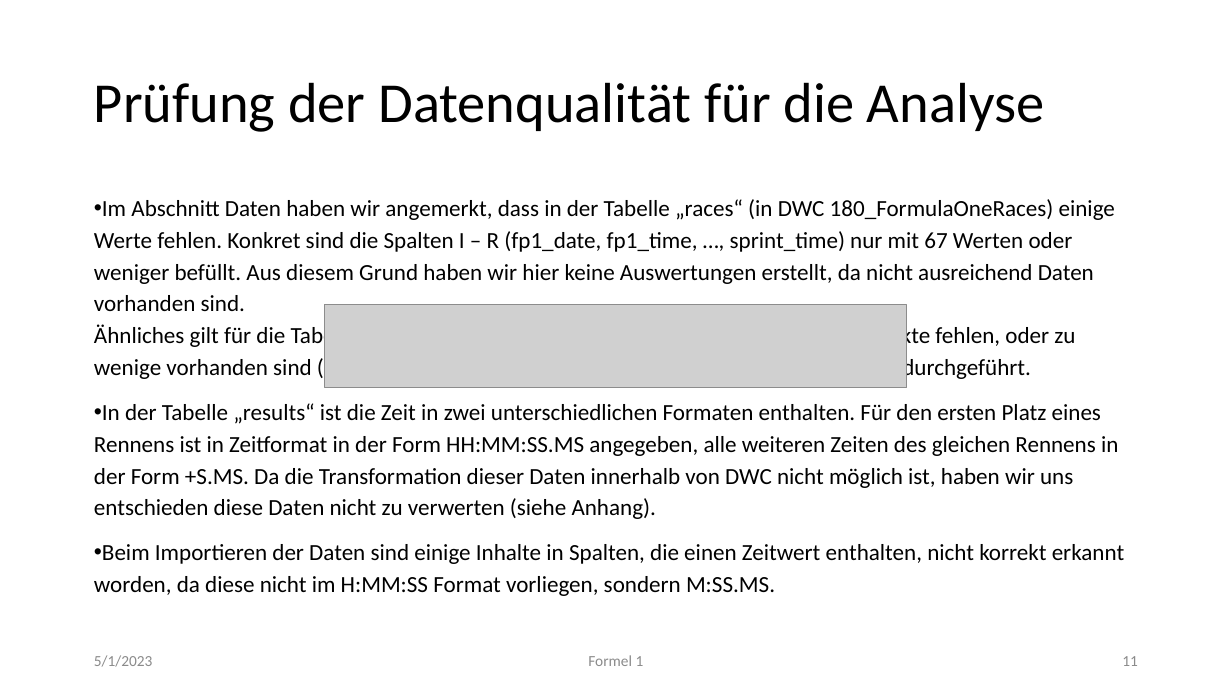
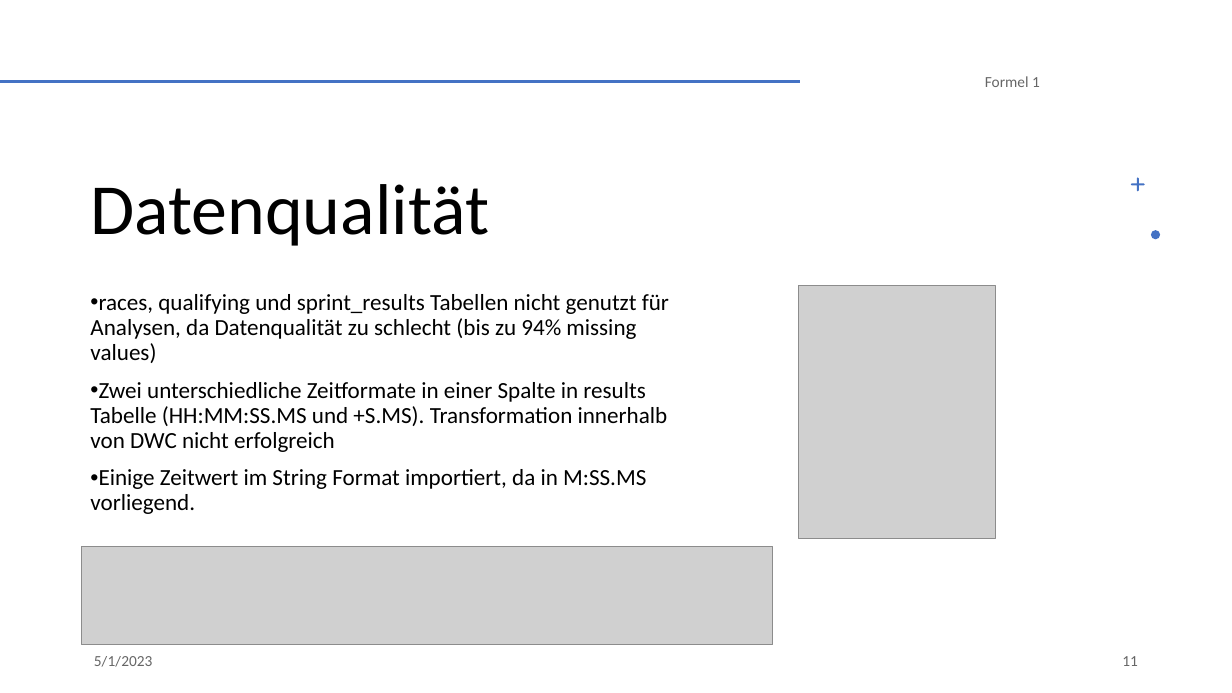
Before and after one commit to NicoHenzel/DataWarehouseWorkshop, a slide deck: slide 11 of Präsentation.pptx. Drawn at 1232x693 pixels with LibreOffice and Linux fonts; fonts in the diff are those of the drawing; grey boxes stand for pictures. Boxes give left, top, right and bottom in pixels: in the first picture for what was removed or moved away, otherwise in the second. Text is boxed around its words. In the diff, an @@ line names an element or a change of style, - is before the commit and + after.

```diff
--- a/Präsentation.pptx
+++ b/Präsentation.pptx
@@ line added from (0, 81) to (799, 81), #ED7D31 2 pt @@
@@ text colour #8C8C8C to #000000 at 60% opacity; more space between paragraphs in 3 elements at (x1=94, y1=656, x2=153, y2=667), (x1=1122, y1=656, x2=1138, y2=666), (x1=985, y1=76, x2=1040, y2=87) @@
@@ text "Formel 1" moved from (x1=588, y1=655, x2=644, y2=666) to (x1=985, y1=76, x2=1040, y2=87) @@
@@ title "Datenqualität" at (x1=90, y1=184, x2=489, y2=246): vertical alignment middle to bottom @@
@@ freeform shape added at (x1=1131, y1=177, x2=1145, y2=191), fill #4472C4 @@
@@ title at (x1=90, y1=184, x2=489, y2=246): text changed; size 44 to 56 pt @@
-Prüfung der Datenqualität für die Analyse
+Datenqualität
@@ freeform shape added at (x1=1152, y1=230, x2=1161, y2=239), fill #4472C4 @@
@@ text at (x1=90, y1=294, x2=669, y2=514): text changed @@
-• Im Abschnitt Daten haben wir angemerkt, dass in der Tabelle „races“ (in DWC 180_FormulaOneRaces) einige Werte fehlen. Konkret sind die Spalten I – R (fp1_date, fp1_time, …, sprint_time) nur mit 67 Werten oder weniger befüllt. Aus diesem Grund haben wir hier keine Auswertungen erstellt, da nicht ausreichend Daten vorhanden sind.
-  Ähnliches gilt für die Tabelle „qualifying“ und „sprint_results“ – da hier viele Datenpunkte fehlen, oder zu wenige vorhanden sind (sprint_results) werden mit diesen Daten keine Auswertungen durchgeführt.
-• In der Tabelle „results“ ist die Zeit in zwei unterschiedlichen Formaten enthalten. Für den ersten Platz eines Rennens ist in Zeitformat in der Form HH:MM:SS.MS angegeben, alle weiteren Zeiten des gleichen Rennens in der Form +S.MS. Da die Transformation dieser Daten innerhalb von DWC nicht möglich ist, haben wir uns entschieden diese Daten nicht zu verwerten (siehe Anhang).
-• Beim Importieren der Daten sind einige Inhalte in Spalten, die einen Zeitwert enthalten, nicht korrekt erkannt worden, da diese nicht im H:MM:SS Format vorliegen, sondern M:SS.MS.
+• races, qualifying und sprint_results Tabellen nicht genutzt für Analysen, da Datenqualität zu schlecht (bis zu 94% missing values)
+• Zwei unterschiedliche Zeitformate in einer Spalte in results Tabelle (HH:MM:SS.MS und +S.MS). Transformation innerhalb von DWC nicht erfolgreich
+• Einige Zeitwert im String Format importiert, da in M:SS.MS vorliegend.
@@ picture added at (x1=799, y1=286, x2=995, y2=538) @@
@@ picture resized from (x1=325, y1=305, x2=908, y2=388) to (x1=81, y1=546, x2=773, y2=645) @@
```
Also in this commit, not shown: 7 other slides changed, 1 other file.
